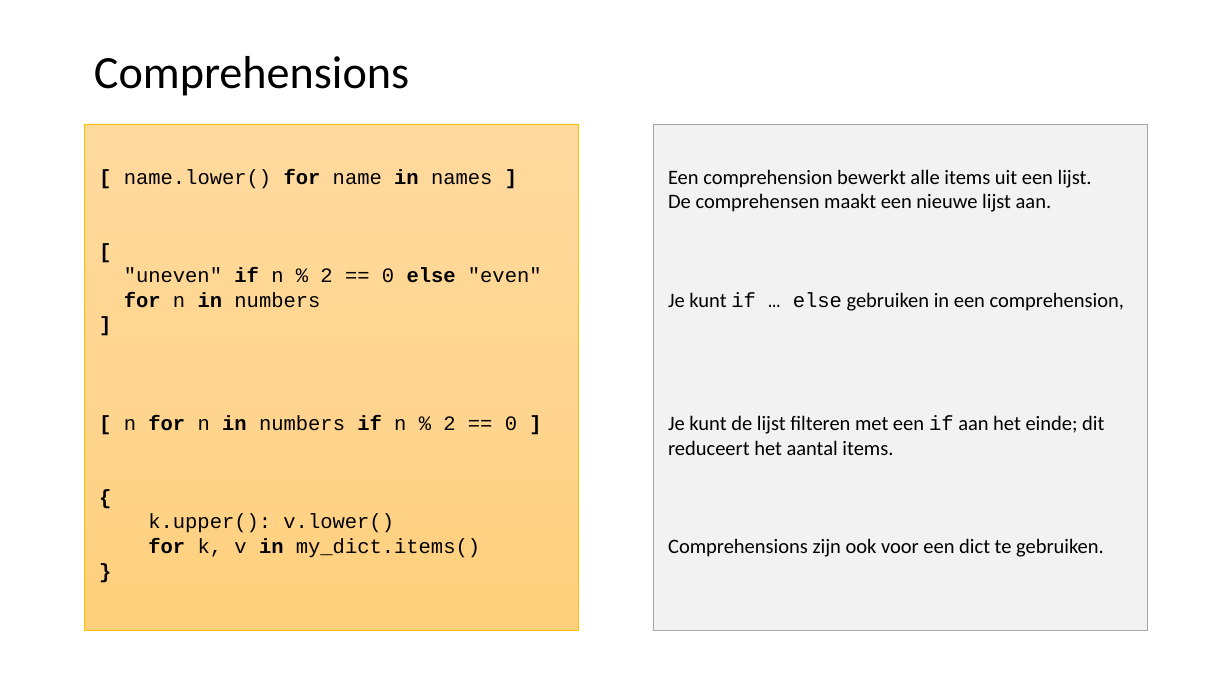
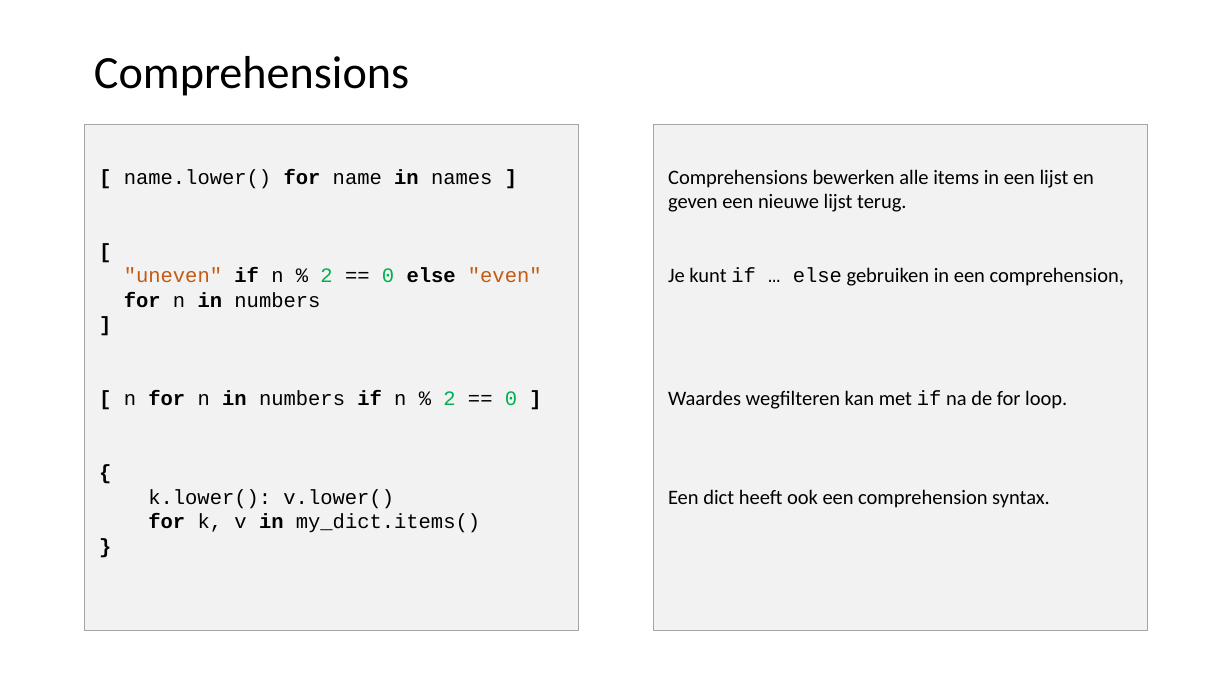
Before and after one commit to LFKoning/knowledge-sharing, a slide deck: slide 42 of python_course/1_basics_classes/python_cursus_1.pptx (slide 39 before the commit). Drawn at 1232x693 pixels with LibreOffice and Linux fonts; fonts in the diff are those of the drawing. Boxes give left, top, right and bottom in pixels: in the first picture for what was removed or moved away, otherwise in the second. Text is boxed around its words. In the diff, an @@ line names an element or a change of style, - is before the commit and + after.

```diff
--- a/python_course/1_basics_classes/python_cursus_1.pptx
+++ b/python_course/1_basics_classes/python_cursus_1.pptx
@@ text "[ name.lower() for name in ..." at (x1=85, y1=125, x2=579, y2=631): fill gradient #FFDB9E to #FFD590 to #FFD07C to #F2F2F2; outline #FFC000 0.5 pt to #A5A5A5 0.5 pt @@
@@ text in rectangle at (x1=668, y1=169, x2=1094, y2=212): text changed @@
-Een comprehension bewerkt alle items uit een lijst.
-De comprehensen maakt een nieuwe lijst aan.
+Comprehensions bewerken alle items in een lijst en geven een nieuwe lijst terug.
@@ text at (x1=124, y1=268, x2=542, y2=406): text colour #000000 to #C55A11 in ""uneven" "even""; text colour #000000 to #00B050 in "2 0", "2 0" @@
@@ text in rectangle at (x1=668, y1=390, x2=1067, y2=508): text changed @@
-Je kunt de lijst filteren met een if aan het einde; dit reduceert het aantal items.
-Comprehensions zijn ook voor een dict te gebruiken.
+Waardes wegfilteren kan met if na de for loop.
+Een dict heeft ook een comprehension syntax.
@@ text at (x1=148, y1=489, x2=394, y2=509): text changed @@
-k.upper(): v.lower()
+k.lower(): v.lower()
```
Also in this commit, not shown: 41 other slides changed, 6 slides added.
